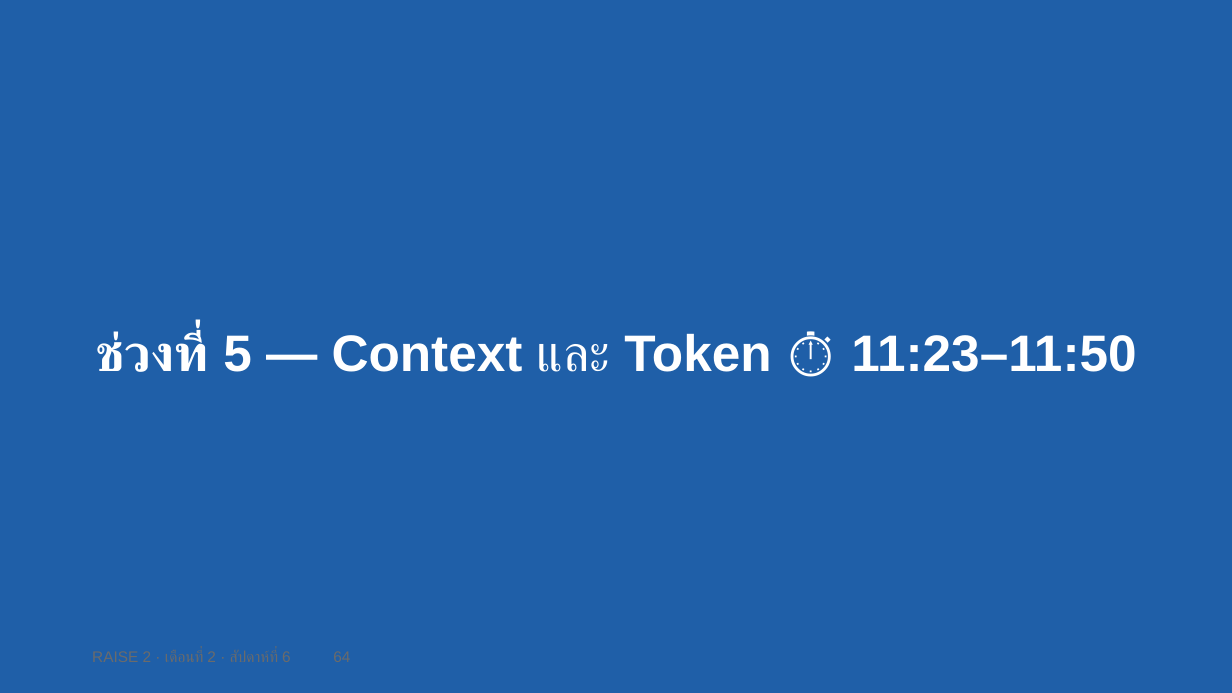
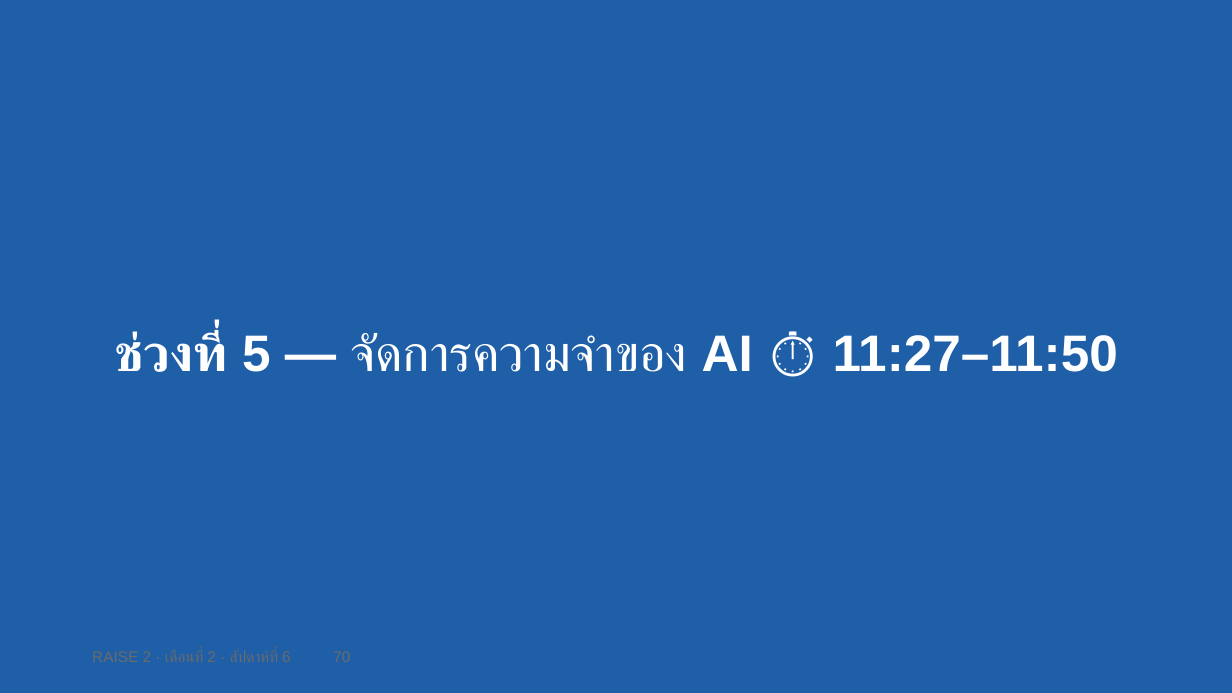
Before and after one commit to cnacha-mfu/raise2-module2, a slide deck: slide 70 of materials/week6/w6-slides.pptx (slide 64 before the commit). Drawn at 1232x693 pixels with LibreOffice and Linux fonts; fonts in the diff are those of the drawing. Boxes give left, top, right and bottom in pixels: in the first picture for what was removed or moved away, otherwise in the second. Text is boxed around its words. In the diff, an @@ line names an element or a change of style, - is before the commit and + after.

```diff
--- a/materials/week6/w6-slides.pptx
+++ b/materials/week6/w6-slides.pptx
@@ text at (114,331,1118,372): text changed @@
-ช่วงที่ 5 — Context และ Token ⏱ 11:23–11:50
+ช่วงที่ 5 — จัดการความจำของ AI ⏱ 11:27–11:50
```
Also in this commit, not shown: 71 other slides changed, 3 slides added, 5 other files.
